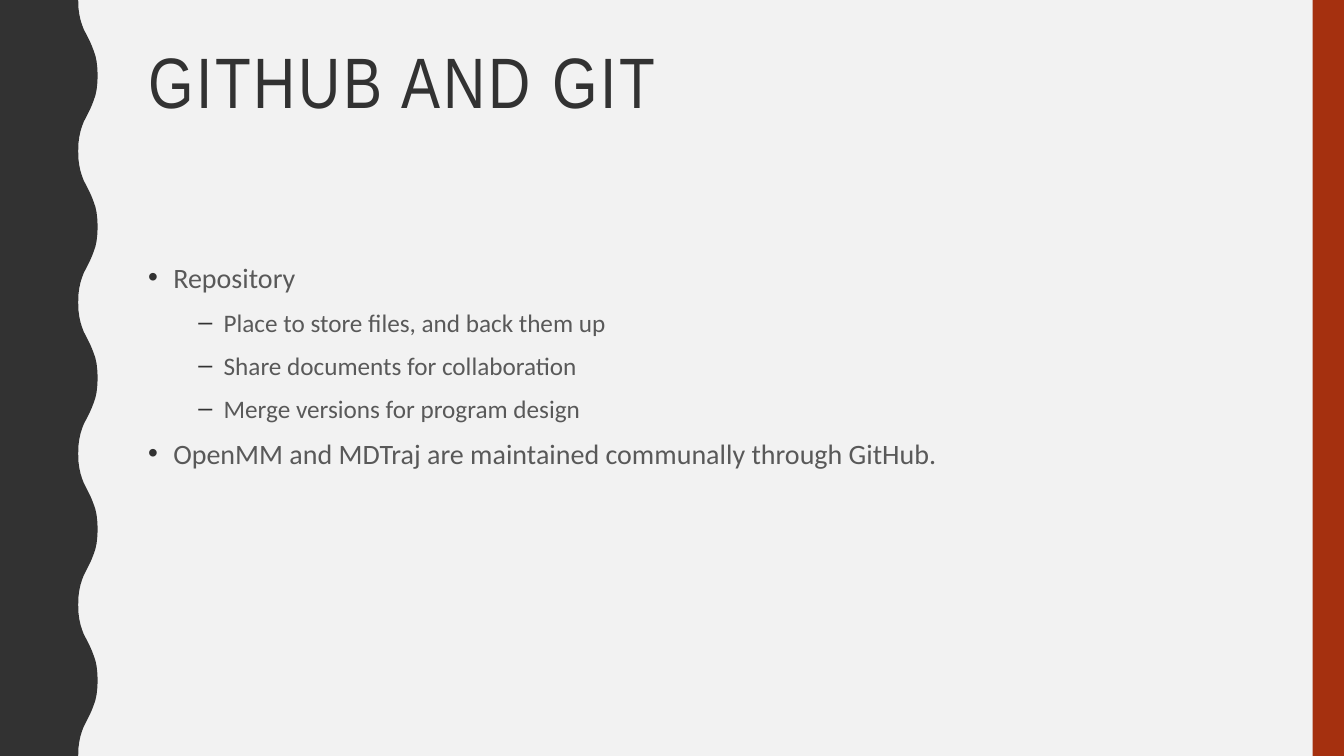
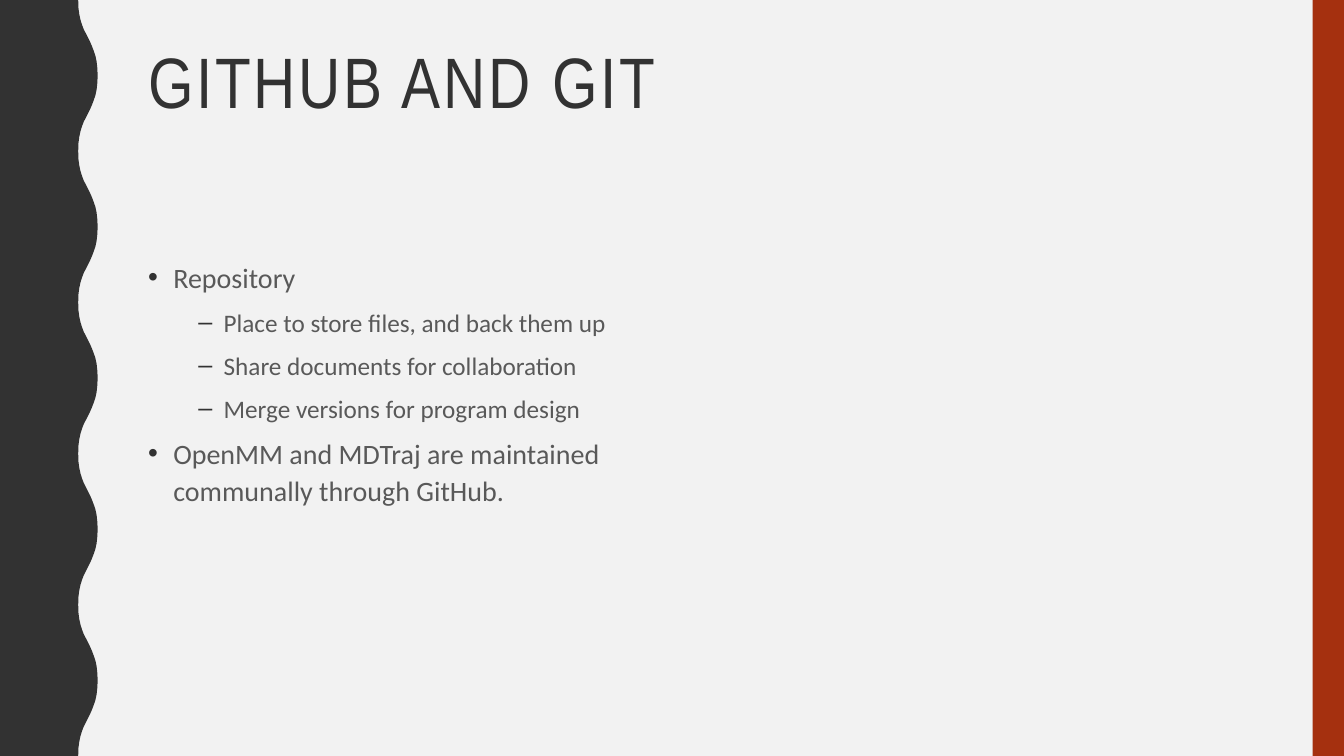
Before and after one commit to gds001/MolSSI-Presentation, a slide deck: slide 19 of MOLSSIWorkshop2018.pptx (slide 18 before the commit). Drawn at 1344x756 pixels with LibreOffice and Linux fonts; fonts in the diff are those of the drawing. Boxes give left, top, right and bottom in pixels: in the first picture for what was removed or moved away, otherwise in the second. Text is boxed around its words. In the diff, an @@ line names an element or a change of style, - is before the commit and + after.

```diff
--- a/MOLSSIWorkshop2018.pptx
+++ b/MOLSSIWorkshop2018.pptx
@@ text "Repository" rewrapped from (x1=173, y1=269, x2=936, y2=469) to (x1=173, y1=269, x2=605, y2=506) @@
```
Also in this commit, not shown: 9 other slides changed, 3 slides added, 1 slide removed.
